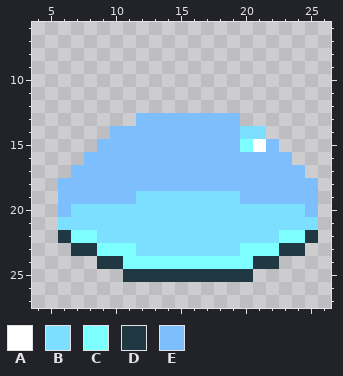
Two states of a pixel-art sprite, workfiles/topdownshooter/blob/spr_blob_walk3.png. This is how it looked before the edit.
The file is 32x32 pixels. Shown: x 4..26, y 6..27.
Palette (. is transparent): A #ffffff  B #7ddfff  C #7dffff  D #203841  E #7dbeff
Pixels before, first column x 6:
13 ......EEEEEEEE......
14 ....EEEEEEEEEEBB....
15 ...EEEEEEEEEEECAE...
16 ..EEEEEEEEEEEEEEEE..
17 .EEEEEEEEEEEEEEEEEE.
18 EEEEEEEEEEEEEEEEEEEE
19 EEEEEEBBBBBBBBEEEEEE
20 EBBBBBBBBBBBBBBBBBBE
21 BBBBBBBBBBBBBBBBBBBB
22 DCCBBBBBBBBBBBBBBCCD
23 .DDCCCBBBBBBBBCCCDD.
24 ...DDCCCCCCCCCCDD...
25 .....DDDDDDDDDD.....
After the commit:
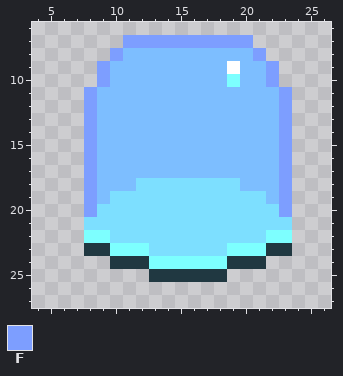
Colours new in this view: F #7d9eff
Log entry: Added blob animation tests
Diff:
Changed rows in their new state; - is an unchanged pixel.
first column x 6:
 7 -----FFFFFFFFFF-----
 8 ----FEEEEEEEEEEF----
 9 ---FEEEEEEEEEAEEF---
10 ---FEEEEEEEEECEEF---
11 --FEEEEEEEEEEEEEEF--
12 --FEEEEEEEEEEEEEEF--
13 --FEEE--------EEEF--
14 --FE----------EEEF--
15 --F-----------EE-F--
16 --F--------------F--
17 -.F--------------F.-
18 ..F---BBBBBBBB---F..
19 ..F-BB--------BB-F..
20 ..F--------------F..
21 ..----------------..
22 ..-C------------C-..
23 -.-D--C------C--D-.-
24 ---.-DD------DD-.---
25 -----..------..-----
Changed places in both pictures, as pixel boxes (x1, y1, x2, y2):
changed: (58, 35, 318, 282)
